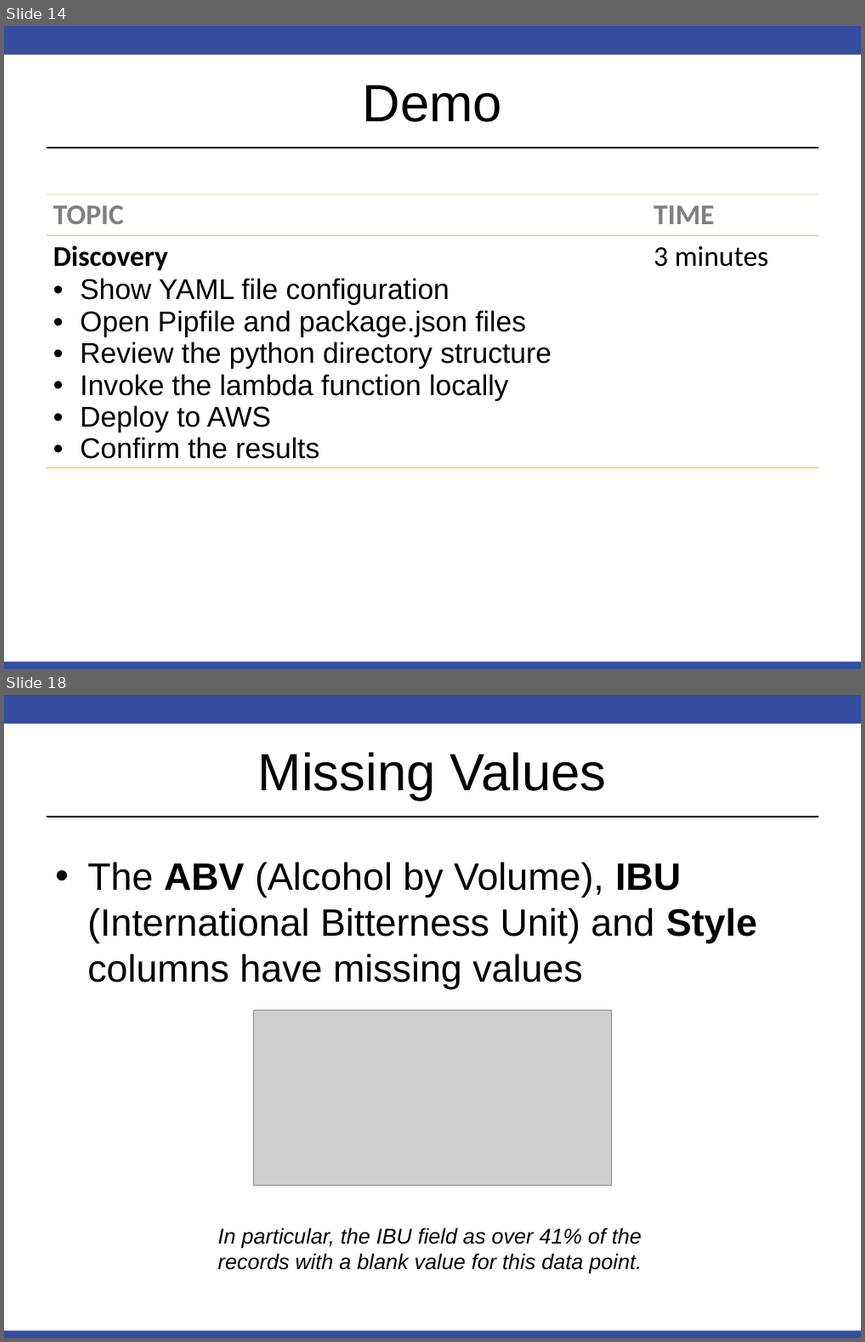
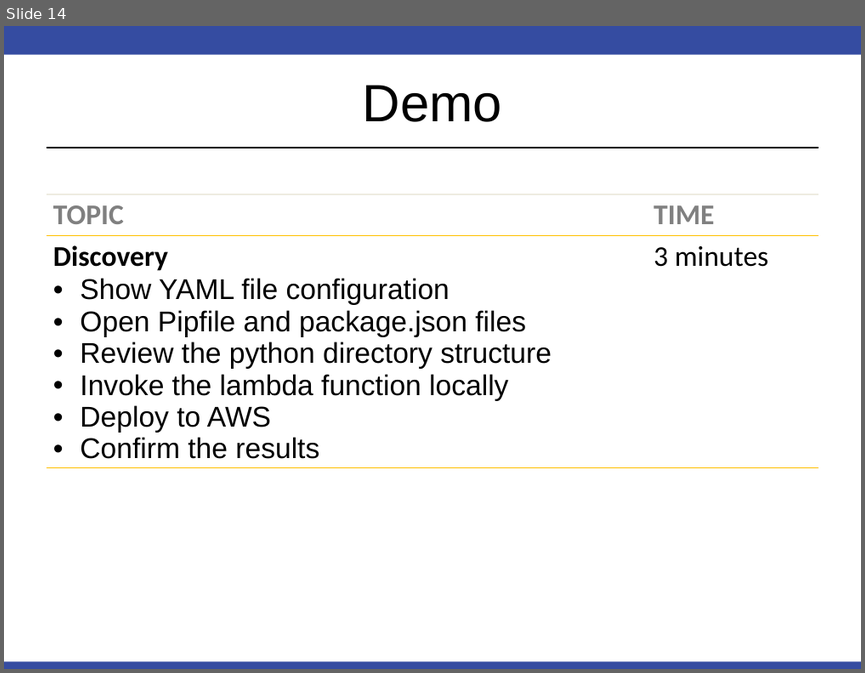
Before and after one commit to RobinsonCW/USWildfireAnalysis, a slide deck: presentation/DS7346_Cloud_Computing_Presentation.pptx. Shown one above the other, each under a label of ours: slides 14 and 18 before the commit, slide 14 after it; the slides between them are not shown. The pictures are 865x1342 and 865x673 pixels, drawn with LibreOffice and Linux fonts; fonts in the diff are those of the drawing; grey boxes stand for pictures. Boxes give left, top, right and bottom in pixels: in the first picture for what was removed or moved away, otherwise in the second. Text is boxed around its words. In the diff, an @@ line names an element or a change of style, - is before the commit and + after.

```diff
--- a/presentation/DS7346_Cloud_Computing_Presentation.pptx
+++ b/presentation/DS7346_Cloud_Computing_Presentation.pptx
@@ slide 18 removed at (x1=4, y1=695, x2=861, y2=1338), background #FFFFFF; not listed: 3 template elements that a slide beside it also shows @@
@@ title removed at (x1=258, y1=752, x2=607, y2=800) @@
-Missing Values
@@ text removed at (x1=87, y1=862, x2=757, y2=989) @@
-• The ABV (Alcohol by Volume), IBU (International Bitterness Unit) and Style columns have missing values
@@ picture removed at (x1=253, y1=1009, x2=611, y2=1185) @@
@@ text removed at (x1=218, y1=1227, x2=642, y2=1274) @@
-In particular, the IBU field as over 41% of the records with a blank value for this data point.
```
Also in this commit, not shown: 1 slide added, 10 other slides removed.
